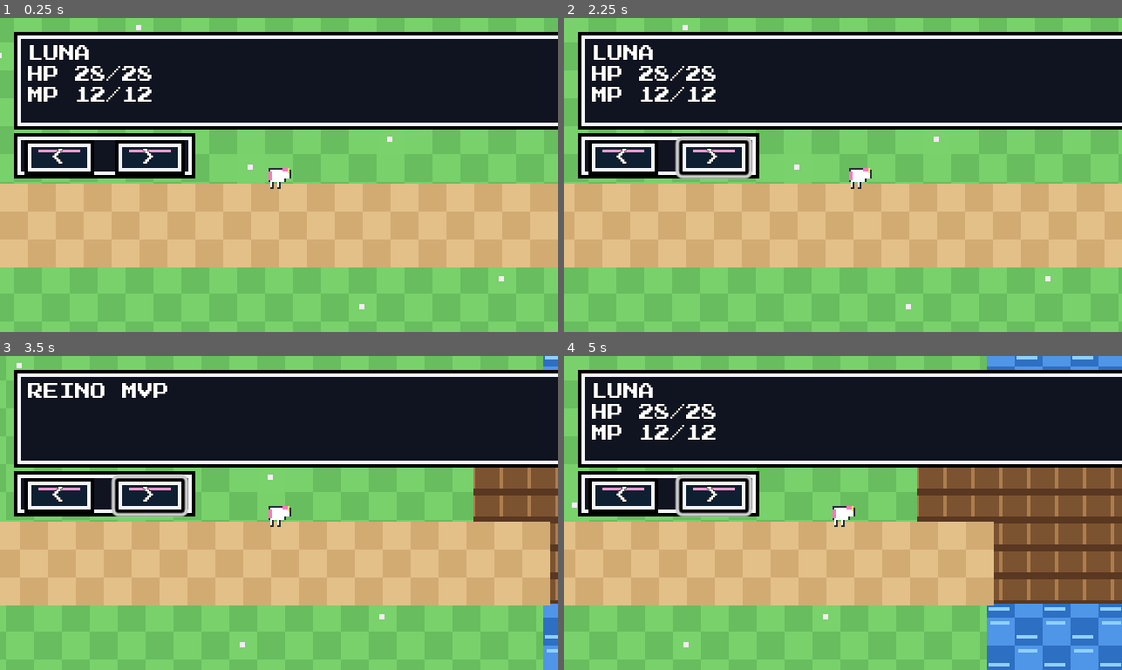
Above: before the commit, frames 1-4 (two rows, left to right).
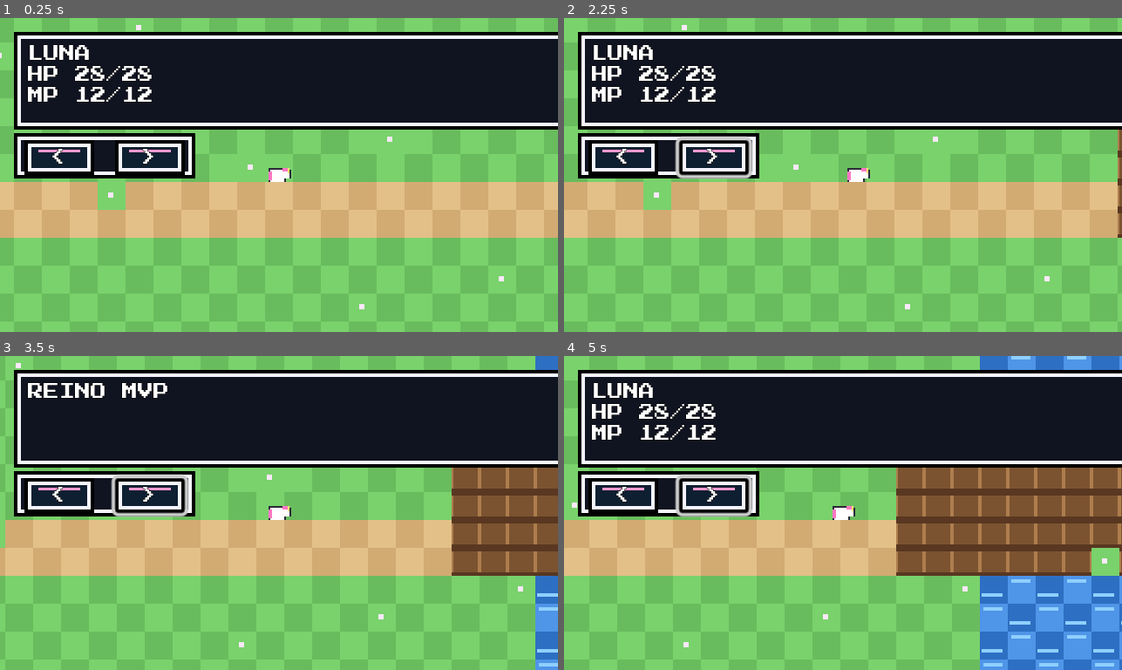
Above: after the commit, the same moments.

Repository: lualab-xyz/rpg-unicorn-platform
Game: Godot game, scene res://scenes/main.tscn
Two runs of this game, one before a commit and one after it. Both use one fixed random seed, a clock stepped at 60 frames per second and the inputs below.
Inputs (mouse positions are in pixels of both pictures, inside the frame that each line leads up to):
- Up to frame 1 (0.25 s): no input
- Up to frame 2 (2.25 s): click "<" at 0.5 s; click ">" at 1.25 s; tap Enter (ui_accept) at 2 s; move the mouse to (965, 159) at 2.02 s; hold Right (ui_right) from 2.03 s (still down); tap Q at 2.1 s; click (965, 159) at 2.17 s
- Up to frame 3 (3.5 s): tap Enter (ui_accept) at 2.27 s; release Right (ui_right) at 2.75 s; drag from (167, 528) to (251, 575) at 2.77 s
- Up to frame 4 (5 s): move the mouse to (898, 443) at 3.52 s; hold Right (ui_right) 3.53-4.25 s; tap Q at 3.6 s; click (898, 443) at 3.67 s; drag from (815, 575) to (675, 465) at 4.27 s

The runs differ from the first frame. In frame 1, 10% of the frame differs, in the area x 0-100%, y 52-80%; in frame 2, 11%; in frame 3, 15%; in frame 4, 20%, in the area x 0-100%, y 0-100%.

Commit message:
refactor Godot world rendering around tilemap-first architecture

Diff:
--- a/apps/godot-player/scenes/main.tscn
+++ b/apps/godot-player/scenes/main.tscn
@@ -39,39 +39,39 @@
 Button/colors/font_outline_color = Color(0, 0, 0, 1)
 
 [node name="Main" type="Node2D"]
-script = ExtResource("1_6boco")
+script = ExtResource("1_main")
 
 [node name="World" type="Node2D" parent="."]
 
 [node name="WorldRenderer" type="Node2D" parent="World"]
-script = ExtResource("3_t5xlg")
+script = ExtResource("3_world")
 
 [node name="RiverTopWall" type="StaticBody2D" parent="World"]
 position = Vector2(1110, 380)
 
 [node name="CollisionShape2D" type="CollisionShape2D" parent="World/RiverTopWall"]
-shape = SubResource("RectangleShape2D_river_top")
+shape = SubResource("CollisionRectTop")
 
 [node name="RiverBottomWall" type="StaticBody2D" parent="World"]
 position = Vector2(1110, 1015)
 
 [node name="CollisionShape2D" type="CollisionShape2D" parent="World/RiverBottomWall"]
-shape = SubResource("RectangleShape2D_river_bottom")
-
-[node name="Player" parent="World" instance=ExtResource("2_53uk5")]
+shape = SubResource("CollisionRectBottom")
+
+[node name="Player" parent="World" instance=ExtResource("2_player")]
 position = Vector2(760, 700)
 
 [node name="NPC" type="Node2D" parent="World"]
 position = Vector2(1460, 700)
 
 [node name="Sprite2D" type="Sprite2D" parent="World/NPC"]
-texture = ExtResource("4_vpshl")
+texture = ExtResource("4_npc")
 hframes = 2
 
 [node name="Camera2D" type="Camera2D" parent="World/Player"]
+enabled = true
 position_smoothing_enabled = true
-position_smoothing_speed = 7.0
-enabled = true
+position_smoothing_speed = 8.0
 limit_left = 0
 limit_top = 0
 limit_right = 2200
@@ -115,8 +115,15 @@
 offset_top = 8.0
 offset_right = 312.0
 offset_bottom = 40.0
-theme_override_styles/panel = SubResource("StyleBoxTexture_panel")
-theme = SubResource("Theme_ui")
+theme_override_styles/panel = SubResource("PanelStyle")
+theme = SubResource("ThemeUi")
+
+[node name="Label" type="Label" parent="HUD/TopMap"]
+offset_left = 8.0
+offset_top = 8.0
+offset_right = 82.0
+offset_bottom = 24.0
+text = "MAPA"
 
 [node name="HudNav" type="Panel" parent="HUD"]
 offset_left = 8.0
@@ -143,24 +150,17 @@
 offset_right = 98.0
 offset_bottom = 24.0
 text = ">"
-theme_override_styles/normal = SubResource("StyleBoxTexture_button")
-theme_override_styles/hover = SubResource("StyleBoxTexture_button")
-theme_override_styles/pressed = SubResource("StyleBoxTexture_button")
-
-[node name="Label" type="Label" parent="HUD/TopMap"]
-offset_left = 8.0
-offset_top = 8.0
-offset_right = 82.0
-offset_bottom = 24.0
-text = "MAPA"
+theme_override_styles/normal = SubResource("ButtonStyle")
+theme_override_styles/hover = SubResource("ButtonStyle")
+theme_override_styles/pressed = SubResource("ButtonStyle")
 
 [node name="DialogPanel" type="Panel" parent="HUD"]
 offset_left = 8.0
 offset_top = 180.0
 offset_right = 312.0
 offset_bottom = 248.0
-theme_override_styles/panel = SubResource("StyleBoxTexture_panel")
-theme = SubResource("Theme_ui")
+theme_override_styles/panel = SubResource("PanelStyle")
+theme = SubResource("ThemeUi")
 
 [node name="Speaker" type="Label" parent="HUD/DialogPanel"]
 offset_left = 8.0
@@ -196,29 +196,26 @@
 [node name="TouchPad" type="Panel" parent="HUD"]
 offset_left = 8.0
 offset_top = 204.0
-offset_right = 104.0
-offset_bottom = 300.0
-mouse_filter = 2
-theme_override_styles/panel = SubResource("StyleBoxTexture_button")
-theme = SubResource("Theme_ui")
-modulate = Color(1, 1, 1, 0.95)
+offset_right = 120.0
+offset_bottom = 316.0
+mouse_filter = 1
+theme_override_styles/panel = SubResource("ButtonStyle")
+theme = SubResource("ThemeUi")
 
 [node name="Knob" type="Panel" parent="HUD/TouchPad"]
-offset_left = 44.0
-offset_top = 44.0
-offset_right = 68.0
-offset_bottom = 68.0
-theme_override_styles/panel = SubResource("StyleBoxTexture_button")
-modulate = Color(1, 0.8, 0.93, 1)
+offset_left = 42.0
+offset_top = 42.0
+offset_right = 72.0
+offset_bottom = 72.0
+theme_override_styles/panel = SubResource("ButtonStyle")
 
 [node name="PadLabel" type="Label" parent="HUD/TouchPad"]
-offset_left = 20.0
-offset_top = 72.0
-offset_right = 74.0
-offset_bottom = 90.0
+offset_left = 14.0
+offset_top = 84.0
+offset_right = 98.0
+offset_bottom = 102.0
 text = "MOVE"
 horizontal_alignment = 1
-modulate = Color(1, 1, 1, 1)
 
 [node name="Actions" type="Control" parent="HUD"]
 offset_left = 220.0
--- /dev/null
+++ b/apps/godot-player/scripts/world_config.gd
@@ -0,0 +1,20 @@
+extends RefCounted
+class_name WorldConfig
+
+const TILE := 16
+const WORLD_SIZE := Vector2(2200, 1400)
+
+const RIVER_RECT := Rect2(980, 120, 260, 1160)
+const BRIDGE_RECT := Rect2(940, 640, 340, 110)
+
+const PLAYER_START := Vector2(760, 700)
+const NPC_POS := Vector2(1460, 700)
+
+static func river_collision_rects() -> Array[Rect2]:
+    var top_h := BRIDGE_RECT.position.y - RIVER_RECT.position.y
+    var bottom_y := BRIDGE_RECT.position.y + BRIDGE_RECT.size.y
+    var bottom_h := (RIVER_RECT.position.y + RIVER_RECT.size.y) - bottom_y
+    return [
+        Rect2(RIVER_RECT.position.x, RIVER_RECT.position.y, RIVER_RECT.size.x, top_h),
+        Rect2(RIVER_RECT.position.x, bottom_y, RIVER_RECT.size.x, bottom_h),
+    ]
--- a/apps/godot-player/scripts/world_renderer.gd
+++ b/apps/godot-player/scripts/world_renderer.gd
@@ -1,109 +1,117 @@
 extends Node2D
 
 const TILE := 16
+const LAYER_GROUND := 0
+const LAYER_PATH := 1
+const LAYER_WATER := 2
+const LAYER_BRIDGE := 3
+const LAYER_DECOR := 4
 
-@export var world_width := 2200
-@export var world_height := 1400
-@export var river := Rect2(980, 120, 260, 1160)
-@export var bridge := Rect2(940, 640, 340, 110)
-
-var tileset: Texture2D
+var tilemap: TileMap
+var source_id := 0
 
 
 func _ready() -> void:
-    tileset = load("res://assets/sprites/tileset.png")
-    queue_redraw()
+    tilemap = TileMap.new()
+    tilemap.name = "TileMap"
+    tilemap.y_sort_enabled = false
+    tilemap.rendering_quadrant_size = 16
+    add_child(tilemap)
+
+    while tilemap.get_layers_count() <= LAYER_DECOR:
+        tilemap.add_layer(tilemap.get_layers_count())
+
+    tilemap.set_layer_z_index(LAYER_GROUND, 0)
+    tilemap.set_layer_z_index(LAYER_PATH, 1)
+    tilemap.set_layer_z_index(LAYER_WATER, 2)
+    tilemap.set_layer_z_index(LAYER_BRIDGE, 3)
+    tilemap.set_layer_z_index(LAYER_DECOR, 5)
+
+    var ts := TileSet.new()
+    var atlas := TileSetAtlasSource.new()
+    atlas.texture = load("res://assets/sprites/tileset.png")
+    atlas.texture_region_size = Vector2i(TILE, TILE)
+
+    for y in range(2):
+        for x in range(8):
+            atlas.create_tile(Vector2i(x, y))
+
+    source_id = ts.get_next_source_id()
+    ts.add_source(atlas, source_id)
+    tilemap.tile_set = ts
+
+    _build_map()
 
 
-func _draw() -> void:
-    if tileset == null:
-        return
-
-    var viewport := get_viewport().get_visible_rect().size
-    var cam_pos := Vector2.ZERO
-    var cam := get_viewport().get_camera_2d()
-    if cam:
-        cam_pos = cam.global_position - viewport * 0.5
-
-    _draw_ground(cam_pos, viewport)
-    _draw_river(cam_pos, viewport)
-    _draw_bridge(cam_pos, viewport)
-    _draw_paths(cam_pos, viewport)
-    _draw_trees(cam_pos, viewport)
+func _set_cell(layer: int, wx: int, wy: int, atlas_x: int, atlas_y: int) -> void:
+    tilemap.set_cell(layer, Vector2i(wx, wy), source_id, Vector2i(atlas_x, atlas_y))
 
 
-func _process(_delta: float) -> void:
-    queue_redraw()
+func _build_map() -> void:
+    _build_ground()
+    _build_water()
+    _build_bridge()
+    _build_paths()
+    _build_trees()
 
 
-func _tile_region(tile_index: int) -> Rect2:
-    var cols := 8
-    return Rect2((tile_index % cols) * TILE, int(tile_index / cols) * TILE, TILE, TILE)
+func _build_ground() -> void:
+    var world_size := Vector2(2200, 1400)
+    var w_tiles := int(world_size.x / TILE)
+    var h_tiles := int(world_size.y / TILE)
+    for y in range(h_tiles):
+        for x in range(w_tiles):
+            var even := (x + y) % 2 == 0
+            _set_cell(LAYER_GROUND, x, y, 0 if even else 1, 0)
+            if int(x * 13 + y * 7) % 29 == 0:
+                _set_cell(LAYER_DECOR, x, y, 2, 0)
 
 
-func _draw_tile(tile_index: int, pos: Vector2) -> void:
-    draw_texture_rect_region(
-        tileset,
-        Rect2(pos, Vector2(TILE, TILE)),
-        _tile_region(tile_index),
-        Color(1, 1, 1, 1),
-        false,
-    )
+func _build_water() -> void:
+    var r := Rect2(980, 120, 260, 1160)
+    var sx := int(r.position.x / TILE)
+    var sy := int(r.position.y / TILE)
+    var w := int(r.size.x / TILE)
+    var h := int(r.size.y / TILE)
+    for y in range(h):
+        for x in range(w):
+            var even := (x + y) % 2 == 0
+            _set_cell(LAYER_WATER, sx + x, sy + y, 5 if even else 6, 0)
 
 
-func _draw_ground(cam_pos: Vector2, viewport: Vector2) -> void:
-    var start_x := int(floor(cam_pos.x / TILE)) * TILE
-    var start_y := int(floor(cam_pos.y / TILE)) * TILE
-    var end_x := int(cam_pos.x + viewport.x + TILE)
-    var end_y := int(cam_pos.y + viewport.y + TILE)
-
-    for y in range(start_y, end_y, TILE):
-        for x in range(start_x, end_x, TILE):
-            var check := int(x / TILE + y / TILE) % 2
-            var c := Color(0.47, 0.82, 0.42, 1.0) if check == 0 else Color(0.41, 0.74, 0.37, 1.0)
-            draw_rect(Rect2(Vector2(x, y), Vector2(TILE, TILE)), c, true)
-            if int((x / TILE) * 13 + (y / TILE) * 7) % 29 == 0:
-                _draw_tile(2, Vector2(x, y))
+func _build_bridge() -> void:
+    var b := Rect2(940, 640, 340, 110)
+    var sx := int(b.position.x / TILE)
+    var sy := int(b.position.y / TILE)
+    var w := int(b.size.x / TILE)
+    var h := int(b.size.y / TILE)
+    for y in range(h):
+        for x in range(w):
+            _set_cell(LAYER_BRIDGE, sx + x, sy + y, 7, 0)
 
 
-func _draw_river(cam_pos: Vector2, _viewport: Vector2) -> void:
-    var phase := int(Time.get_ticks_msec() / 220) % 2
-    var rx := river.position.x
-    var ry := river.position.y
-    for y in range(0, int(river.size.y), TILE):
-        for x in range(0, int(river.size.x), TILE):
-            var v := int(x / TILE + y / TILE + phase) % 2
-            _draw_tile(5 if v == 0 else 6, Vector2(rx + x, ry + y))
-
-
-func _draw_bridge(cam_pos: Vector2, _viewport: Vector2) -> void:
-    var bx := bridge.position.x
-    var by := bridge.position.y
-    for y in range(0, int(bridge.size.y), TILE):
-        for x in range(0, int(bridge.size.x), TILE):
-            _draw_tile(7, Vector2(bx + x, by + y))
-
-
-func _draw_paths(cam_pos: Vector2, _viewport: Vector2) -> void:
+func _build_paths() -> void:
     var zones := [
         Rect2(120, 705, 860, 42),
         Rect2(1240, 705, 840, 42),
     ]
     for zone_data in zones:
         var zone := zone_data as Rect2
-        var px := zone.position.x
-        var py := zone.position.y
-        for y in range(0, int(zone.size.y), TILE):
-            for x in range(0, int(zone.size.x), TILE):
-                var v := int(x / TILE + y / TILE) % 2
-                _draw_tile(3 if v == 0 else 4, Vector2(px + x, py + y))
+        var sx := int(zone.position.x / TILE)
+        var sy := int(zone.position.y / TILE)
+        var w := int(zone.size.x / TILE)
+        var h := int(zone.size.y / TILE)
+        for y in range(h):
+            for x in range(w):
+                var even := (x + y) % 2 == 0
+                _set_cell(LAYER_PATH, sx + x, sy + y, 3 if even else 4, 0)
 
 
-func _draw_trees(cam_pos: Vector2, _viewport: Vector2) -> void:
+func _build_trees() -> void:
     for i in range(8):
         var tx := 140 + i * 240
         var ty := 380 if i % 2 == 0 else 980
-        var px := tx
-        var py := ty
-        _draw_tile(8, Vector2(px + 3, py + 10))
-        _draw_tile(9 + (i % 2), Vector2(px, py))
+        var cx := int(tx / TILE)
+        var cy := int(ty / TILE)
+        _set_cell(LAYER_DECOR, cx, cy, 9 + (i % 2), 1)
+        _set_cell(LAYER_DECOR, cx, cy + 1, 8, 1)
Not shown: 8 places in apps/godot-player/scenes/main.tscn that only renumber resources
Not shown, changed: AGENT_CONTEXT/PLAN.md
Not shown, changed: AGENT_CONTEXT/STATE.md
